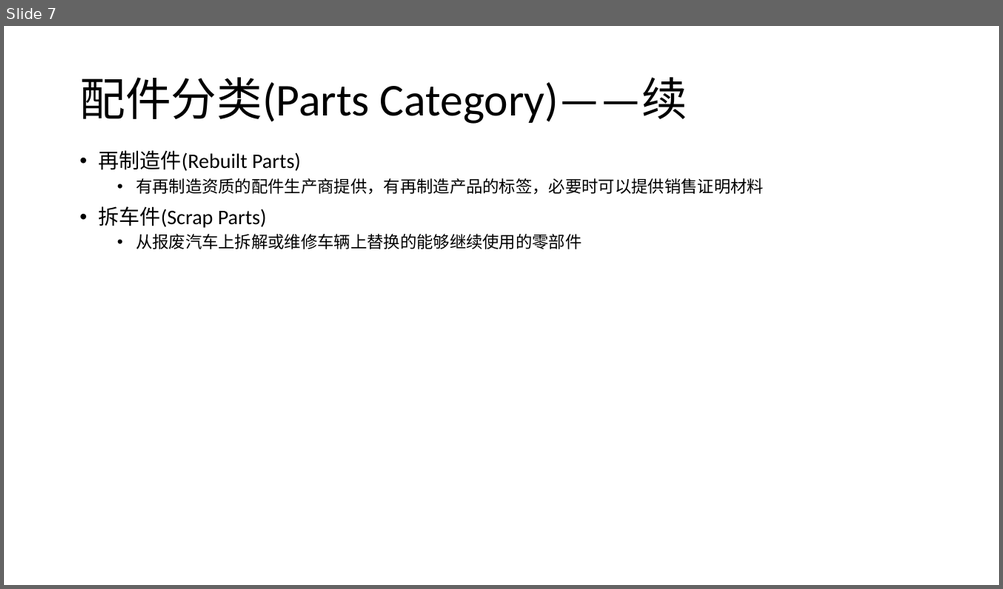
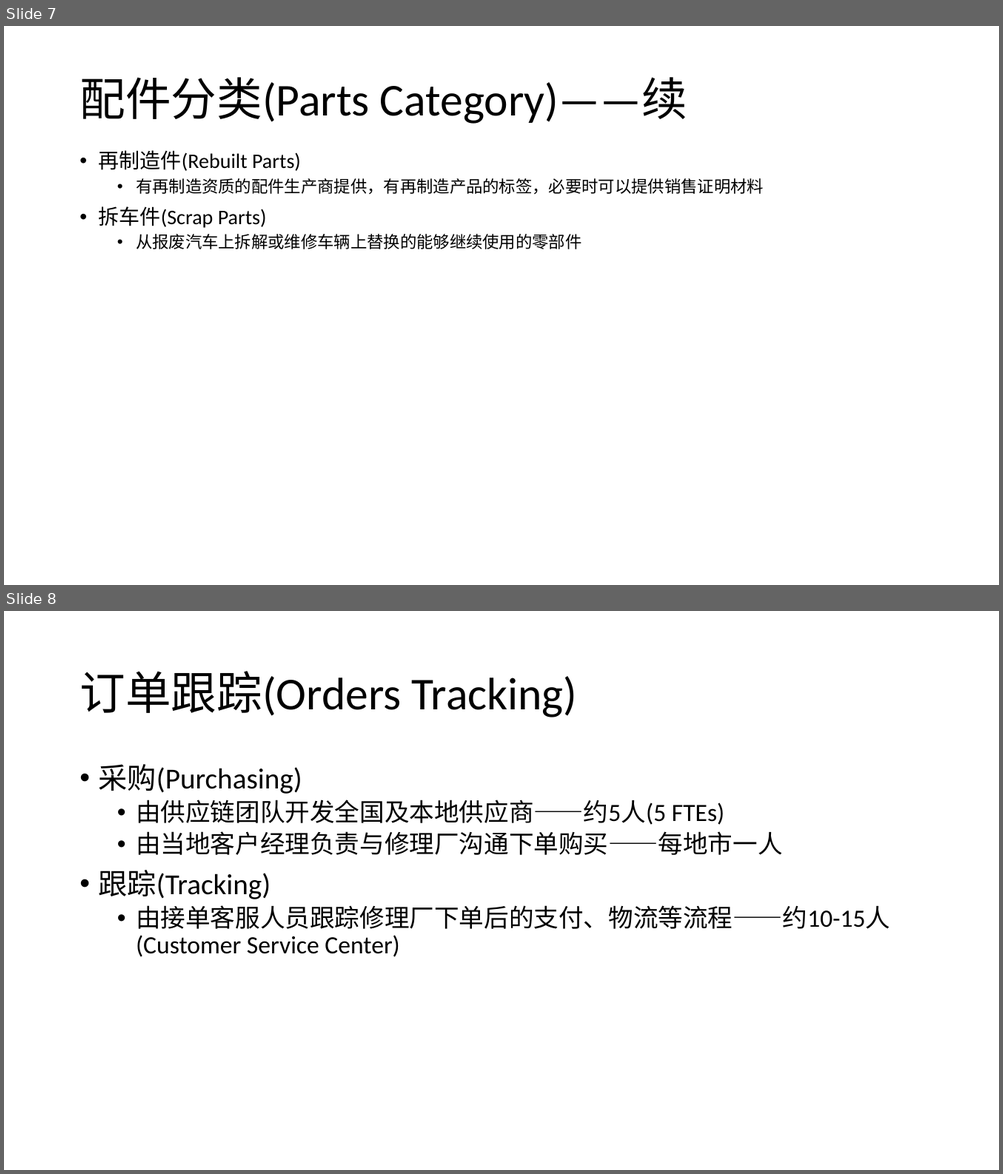
Before and after one commit to allenwhc/jiaanpei, a slide deck: Report/Audatex-翱特.pptx. Shown one above the other, each under a label of ours: slide 7 before the commit, slides 7 and 8 after it. The pictures are 1003x589 and 1003x1174 pixels, drawn with LibreOffice and Linux fonts; fonts in the diff are those of the drawing. Boxes give left, top, right and bottom in pixels: in the first picture for what was removed or moved away, otherwise in the second. Text is boxed around its words. In the diff, an @@ line names an element or a change of style, - is before the commit and + after.

```diff
--- a/Report/Audatex-翱特.pptx
+++ b/Report/Audatex-翱特.pptx
@@ slide 8 added at [4,611,999,1170], background #FFFFFF @@
@@ title added at [79,671,578,718], 44 pt, text #000000 @@
+订单跟踪(Orders Tracking)
@@ text added at [99,764,890,957], 24 pt, text #000000 @@
+• 采购(Purchasing)
+  • 由供应链团队开发全国及本地供应商——约5人(5 FTEs)
+  • 由当地客户经理负责与修理厂沟通下单购买——每地市一人
+• 跟踪(Tracking)
+  • 由接单客服人员跟踪修理厂下单后的支付、物流等流程——约10-15人(Customer Service Center)
```
Also in this commit, not shown: 2 other slides added.
